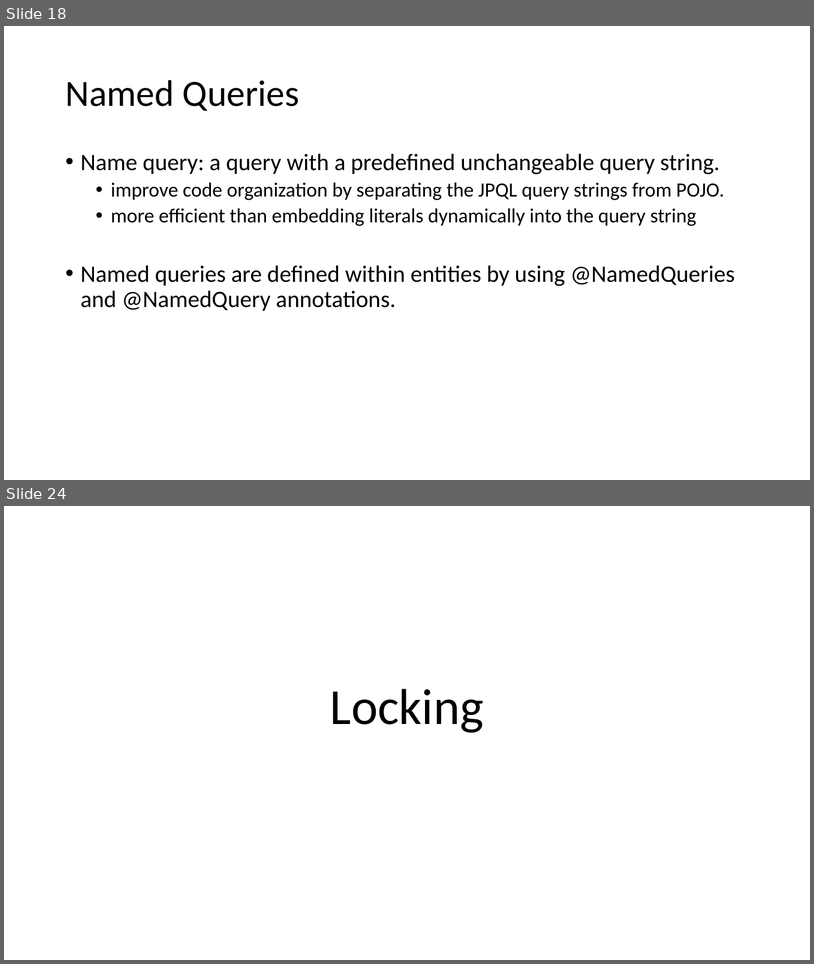
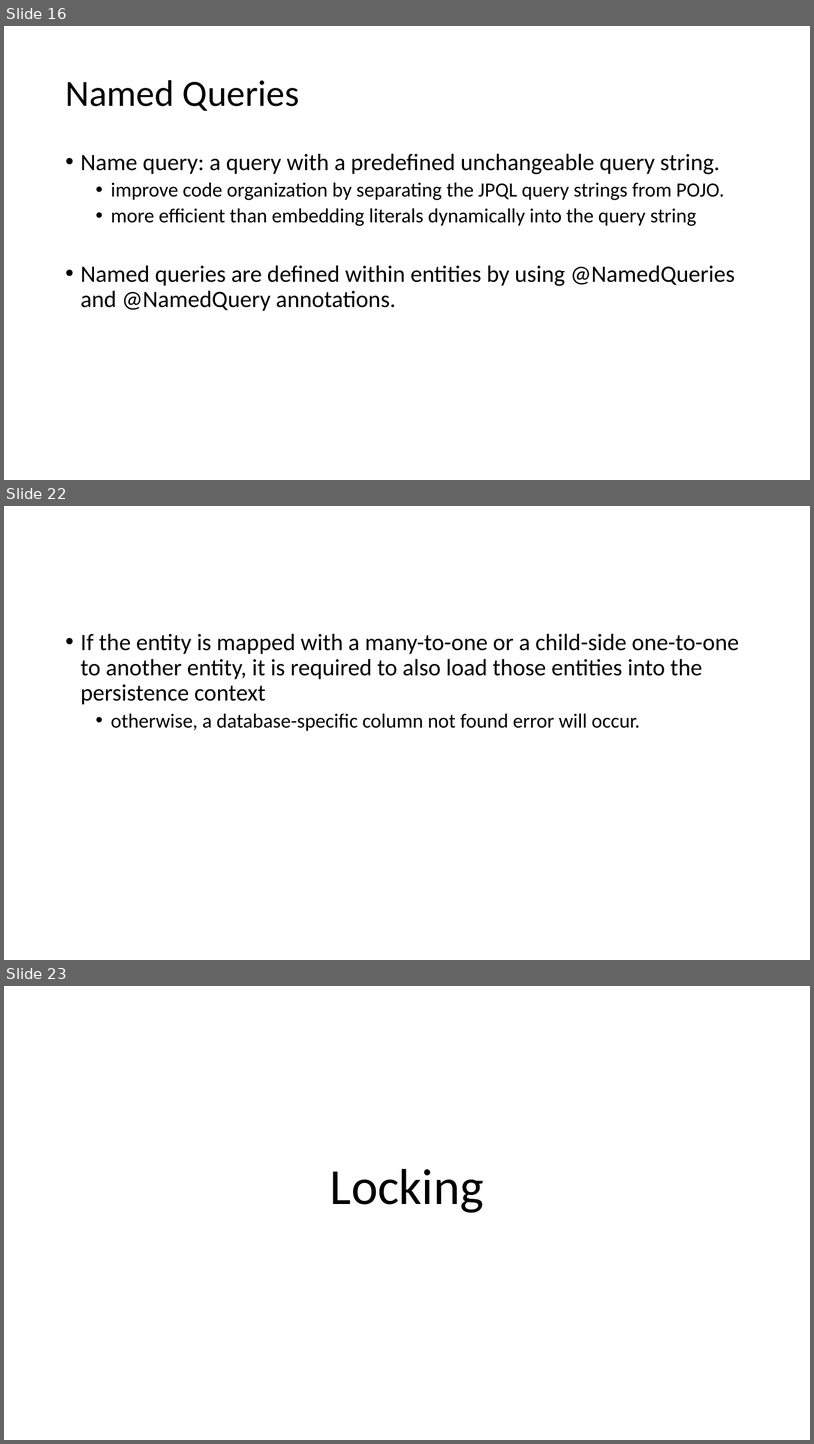
Before and after one commit to lawren43/mytest-repo, a slide deck: test-springmvc/doc/2.JPA Programming.pptx. Shown one above the other, each under a label of ours: slides 18 and 24 before the commit, slides 16, 22 and 23 after it; the slides between them are not shown. The pictures are 814x964 and 814x1444 pixels, drawn with LibreOffice and Linux fonts; fonts in the diff are those of the drawing. Boxes give left, top, right and bottom in pixels: in the first picture for what was removed or moved away, otherwise in the second. Text is boxed around its words. In the diff, an @@ line names an element or a change of style, - is before the commit and + after.

```diff
--- a/test-springmvc/doc/2.JPA Programming.pptx
+++ b/test-springmvc/doc/2.JPA Programming.pptx
@@ slide 22 added at [4,506,810,960], background #FFFFFF @@
@@ text added at [81,633,740,731], 28 pt, text #000000 @@
+• If the entity is mapped with a many-to-one or a child-side one-to-one to another entity, it is required to also load those entities into the persistence context
+  • otherwise, a database-specific column not found error will occur.
@@ what was slide 18 is now slide 16 @@
@@ what was slide 24 is now slide 23 @@
```
Also in this commit, not shown: 6 slides changed, 4 other slides added, 5 slides removed, 8 other files.
